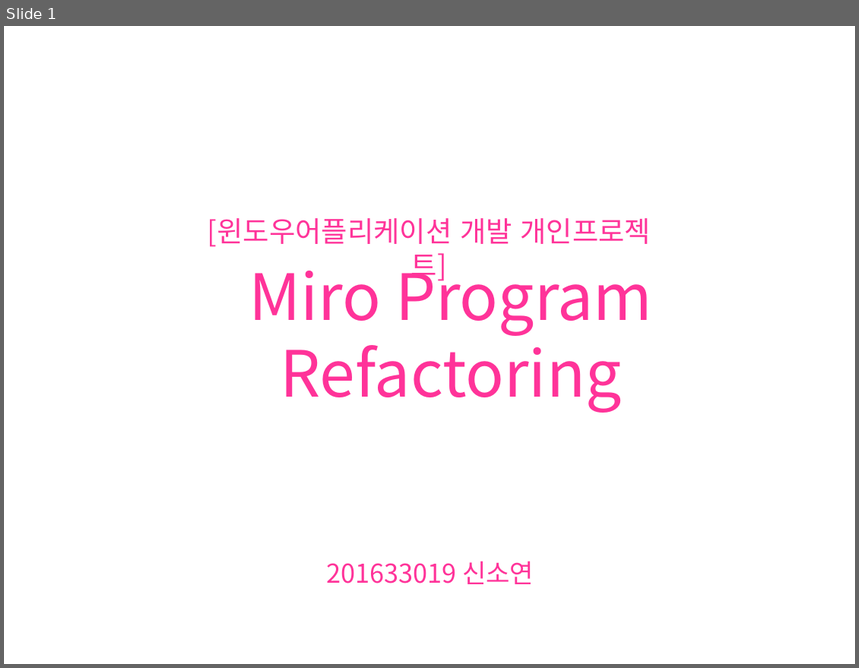
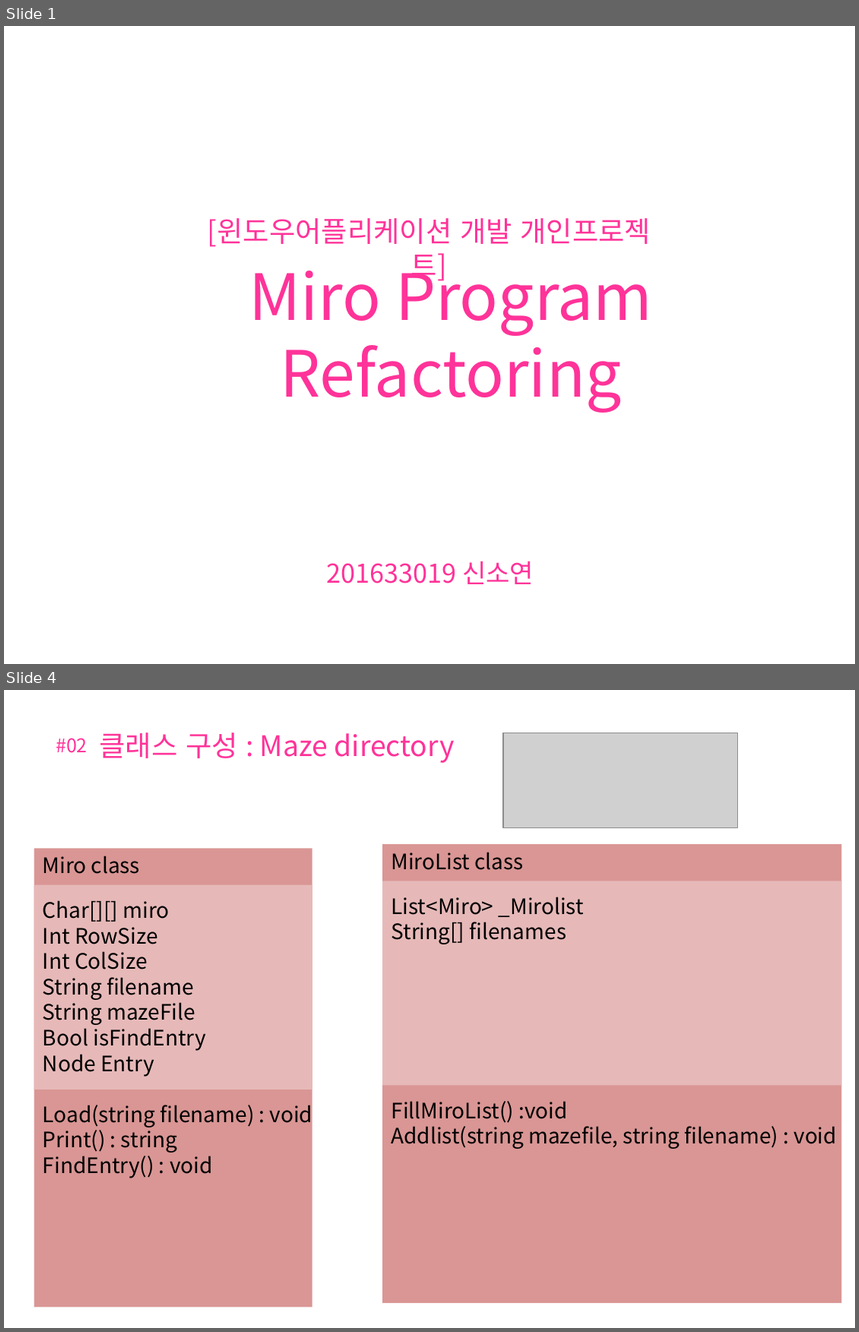
Before and after one commit to shinsoyeon16/MiroProgram_csRefactoring, a slide deck: 윈도우어플리케이션개발_개별발표2_MiroRefactoring_201633019신소연.pptx. Shown one above the other, each under a label of ours: slide 1 before the commit, slides 1 and 4 after it; the slides between them are not shown. The pictures are 859x668 and 859x1332 pixels, drawn with LibreOffice and Linux fonts; fonts in the diff are those of the drawing; grey boxes stand for pictures; background and template pictures are left out. Boxes give left, top, right and bottom in pixels: in the first picture for what was removed or moved away, otherwise in the second. Text is boxed around its words. In the diff, an @@ line names an element or a change of style, - is before the commit and + after.

```diff
--- a/윈도우어플리케이션개발_개별발표2_MiroRefactoring_201633019신소연.pptx
+++ b/윈도우어플리케이션개발_개별발표2_MiroRefactoring_201633019신소연.pptx
@@ slide 4 added at [4,690,855,1328], background picture (left out) @@
@@ text added at [100,733,455,763], 24 pt, text #FF3399 @@
+클래스 구성 : Maze directory
@@ picture added at [503,733,739,828] @@
@@ text added at [56,738,87,753], 16 pt, text #FF3399 @@
+#02
@@ rectangle added at [34,848,312,1307], fill #D99694 @@
@@ rectangle added at [382,844,842,1303], fill #D99694 @@
@@ text added at [43,856,140,874], 18 pt, text #000000 @@
+Miro class
@@ text added at [391,852,523,870], 18 pt, text #000000 @@
+MiroList class
@@ rectangle added at [34,885,312,1089], fill #E6B9B8 @@
@@ rectangle added at [382,881,842,1085], fill #E6B9B8 @@
@@ text added at [43,901,313,1179], 18 pt, text #000000 @@
+Char[][] miro
+Int RowSize
+Int ColSize
+String filename
+String mazeFile
+Bool isFindEntry
+Node Entry
+Load(string filename) : void
+Print() : string
+FindEntry() : void
@@ text added at [392,897,838,1149], 18 pt, text #000000 @@
+List<Miro> _Mirolist
+String[] filenames
+FillMiroList() :void
+Addlist(string mazefile, string filename) : void
```
Also in this commit, not shown: 10 other slides added, 8 slides removed, 1 other file.
